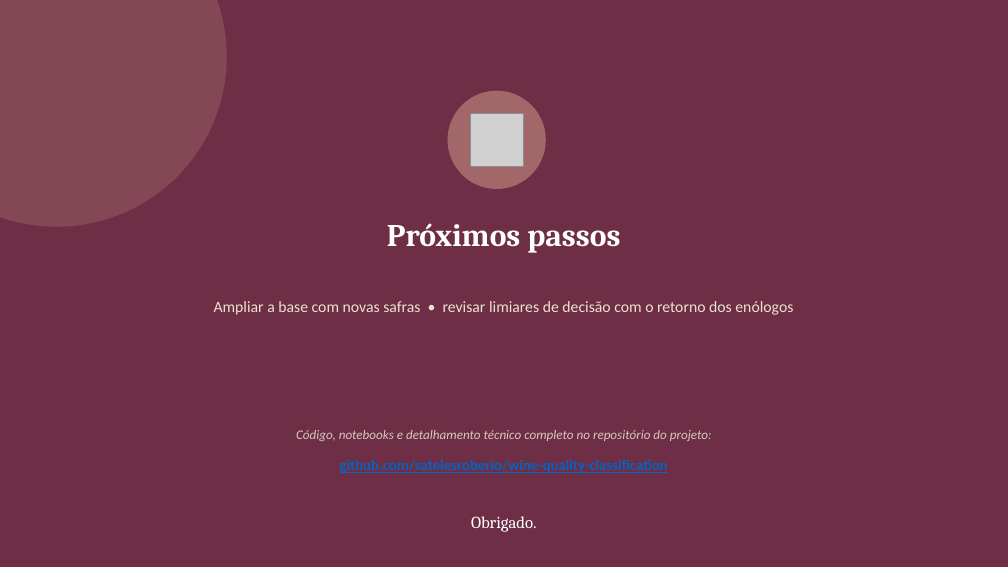
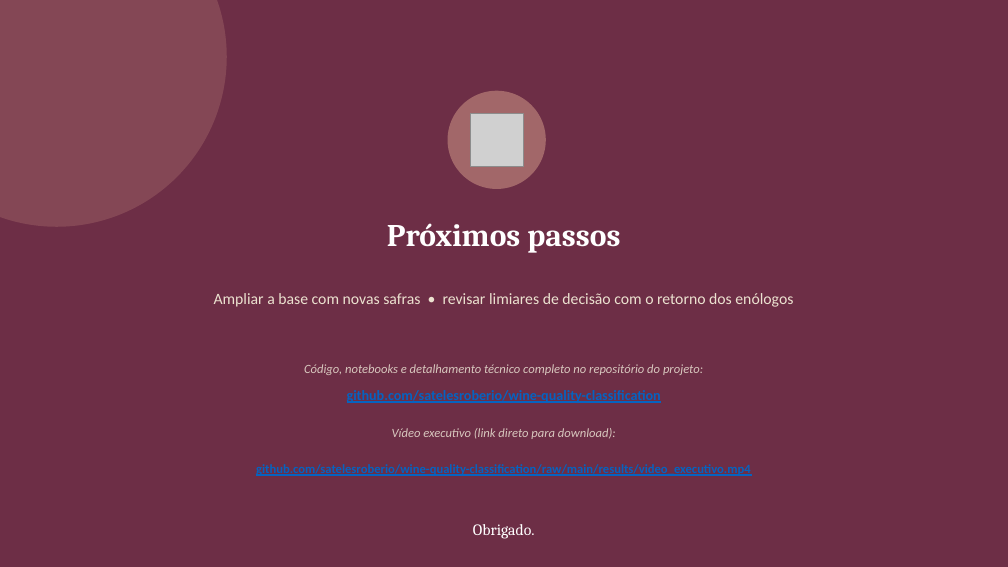
Before and after one commit to satelesroberio/wine-quality-classification, a slide deck: slide 10 of results/apresentacao_executiva.pptx. Drawn at 1008x567 pixels with LibreOffice and Linux fonts; fonts in the diff are those of the drawing; grey boxes stand for pictures. Boxes give left, top, right and bottom in pixels: in the first picture for what was removed or moved away, otherwise in the second. Text is boxed around its words. In the diff, an @@ line names an element or a change of style, - is before the commit and + after.

Commit message:
Usa link direto de download do vídeo e adiciona o link completo no slide final

```diff
--- a/results/apresentacao_executiva.pptx
+++ b/results/apresentacao_executiva.pptx
@@ text "Ampliar a base com novas ...": place and size @@
-text "Ampliar a base com novas ..." at [214, 301, 793, 315]
+text "Ampliar a base com novas ..." at [214, 293, 793, 307]
@@ text "Código, notebooks e detalhamento técnico ...": place and size @@
-text "Código, notebooks e detalhamento técnico ..." at [296, 430, 712, 441]
+text "Código, notebooks e detalhamento técnico ..." at [304, 364, 703, 375]
@@ text "Código, notebooks e detalhamento técnico ..." at [304, 364, 703, 375]: size 12.5 to 12 pt @@
@@ text "github.com/satelesroberio/wine-quality-classification": place and size @@
-text "github.com/satelesroberio/wine-quality-classification" at [340, 460, 668, 473]
+text "github.com/satelesroberio/wine-quality-classification" at [347, 390, 661, 403]
@@ text "github.com/satelesroberio/wine-quality-classification" at [347, 390, 661, 403]: size 14 to 13.5 pt @@
@@ text added at [392, 428, 616, 439], 12 pt, text #D8C7BE, italic @@
+Vídeo executivo (link direto para download):
@@ text added at [256, 464, 751, 476], 12 pt, text #0563C1, bold, underline @@
+github.com/satelesroberio/wine-quality-classification/raw/main/results/video_executivo.mp4
@@ text "Obrigado.": place and size @@
-text "Obrigado." at [471, 516, 537, 532]
+text "Obrigado." at [473, 524, 535, 539]
@@ text "Obrigado." at [473, 524, 535, 539]: size 16 to 15 pt @@
```
Also in this commit, not shown: 1 other file.
